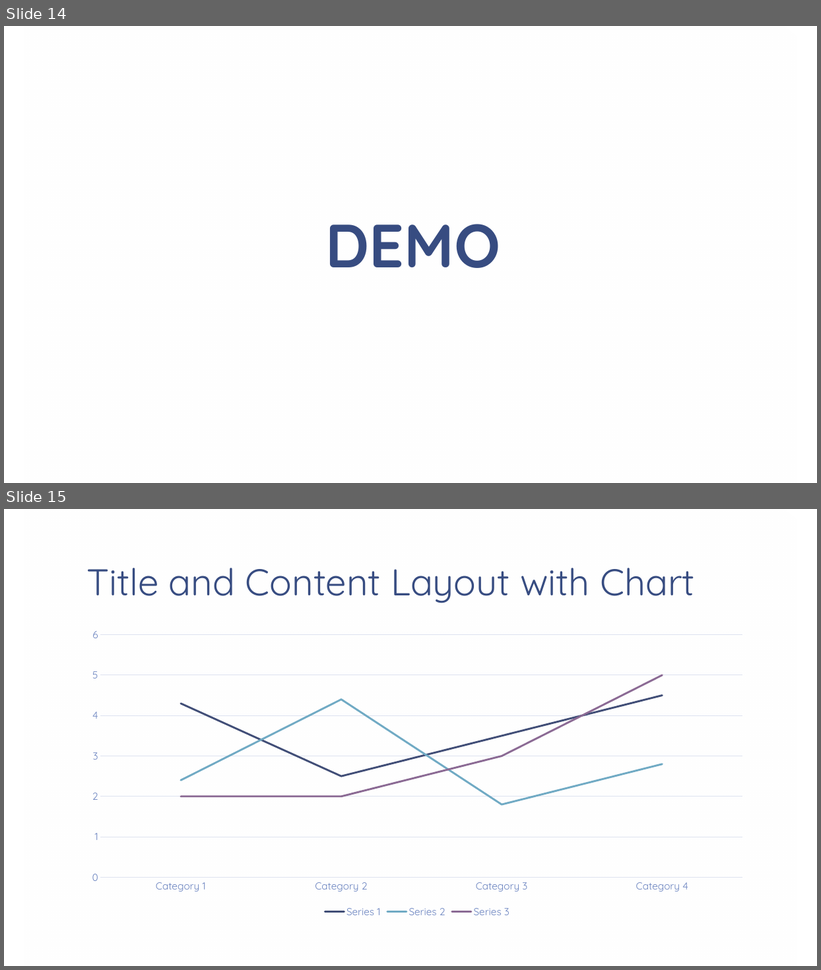
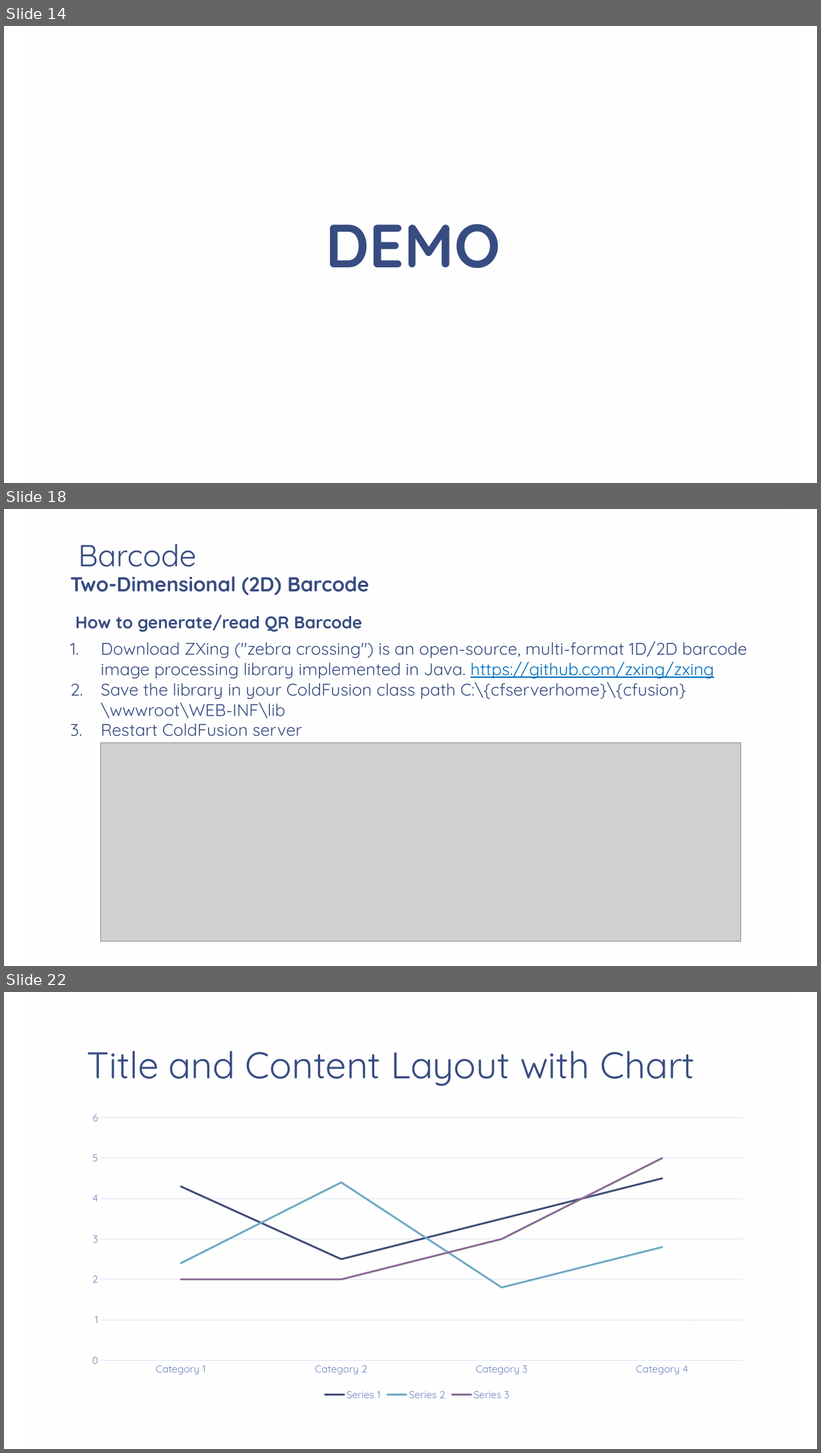
Before and after one commit to cfclick/CFSummit2016, a slide deck: powerpoint/SmartPDF/Don't Just PDF.pptx. Shown one above the other, each under a label of ours: slides 14 and 15 before the commit, slides 14, 18 and 22 after it; the slides between them are not shown. The pictures are 821x970 and 821x1453 pixels, drawn with LibreOffice and Linux fonts; fonts in the diff are those of the drawing; grey boxes stand for pictures; background and template pictures are left out. Boxes give left, top, right and bottom in pixels: in the first picture for what was removed or moved away, otherwise in the second. Text is boxed around its words. In the diff, an @@ line names an element or a change of style, - is before the commit and + after.

Commit message:
barcode work started

```diff
--- a/powerpoint/SmartPDF/Don't Just PDF.pptx
+++ b/powerpoint/SmartPDF/Don't Just PDF.pptx
@@ slide 18 added at <box>4,509,817,966</box>, background picture (left out); not listed: 1 template element that a slide beside it also shows @@
@@ title added at <box>78,544,196,567</box>, 36 pt, text #374C81 @@
+Barcode
@@ text added at <box>70,576,369,595</box>, 24 pt, text #374C81, bold @@
+Two-Dimensional (2D) Barcode
@@ text added at <box>75,615,362,632</box>, 20 pt, text #374C81, bold @@
+How to generate/read QR Barcode
@@ text added at <box>101,641,748,737</box>, 20 pt, text #374C81 @@
+1. Download ZXing ("zebra crossing") is an open-source, multi-format 1D/2D barcode image processing library implemented in Java. https://github.com/zxing/zxing
+2. Save the library in your ColdFusion class path C:\{cfserverhome}\{cfusion}\wwwroot\WEB-INF\lib
+3. Restart ColdFusion server
@@ picture added at <box>100,743,741,941</box> @@
@@ what was slide 15 is now slide 22 @@
```
Also in this commit, not shown: 6 other slides added, 10 other files.
